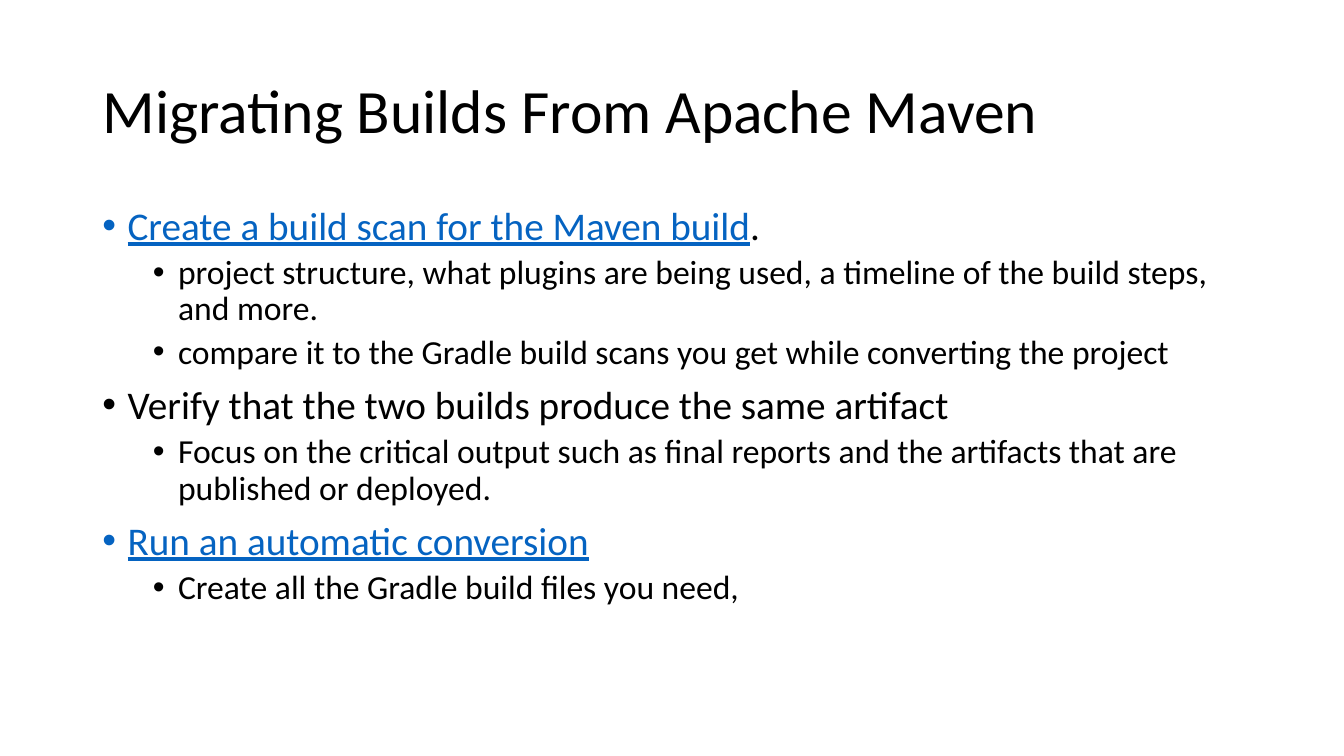
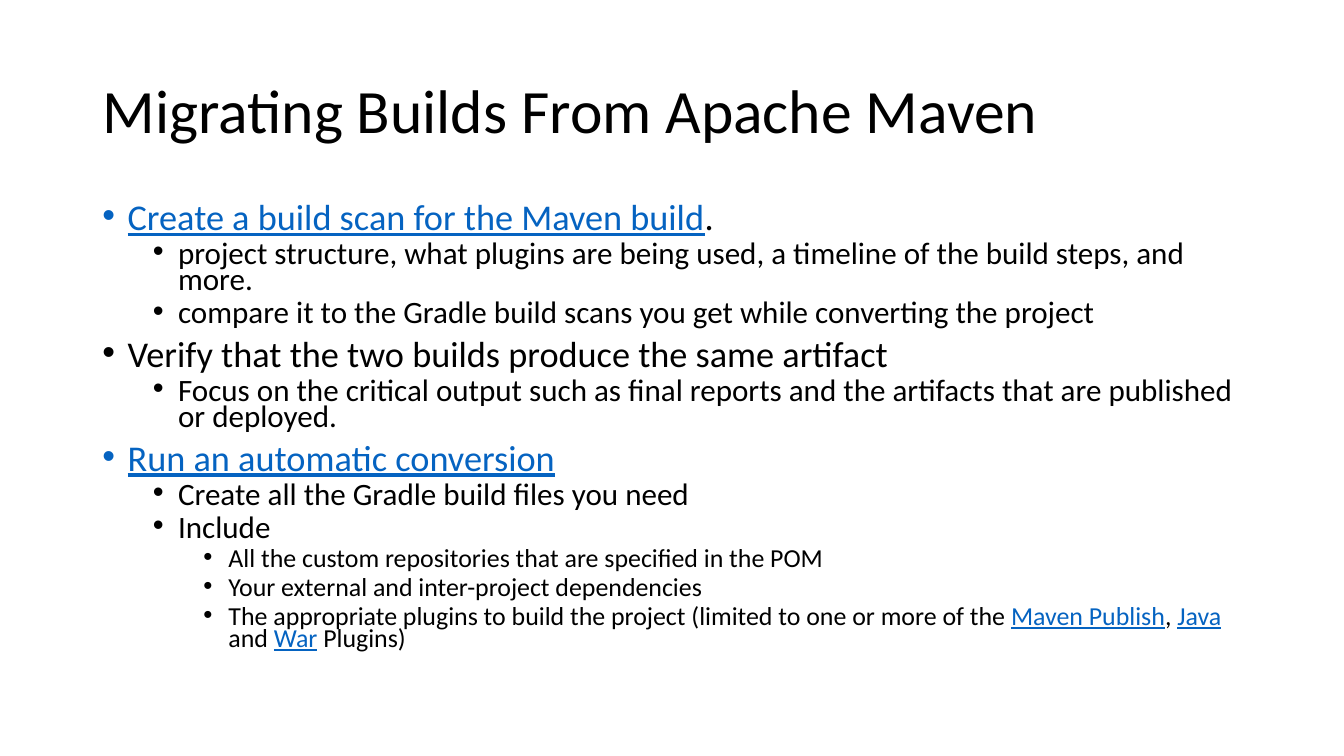
Before and after one commit to dangnh16/timebird-objective, a slide deck: slide 8 of Gradle and java 11.pptx. Drawn at 1344x756 pixels with LibreOffice and Linux fonts; fonts in the diff are those of the drawing. Boxes give left, top, right and bottom in pixels: in the first picture for what was removed or moved away, otherwise in the second. Text is boxed around its words. In the diff, an @@ line names an element or a change of style, - is before the commit and + after.

Commit message:
continue

```diff
--- a/Gradle and java 11.pptx
+++ b/Gradle and java 11.pptx
@@ text at <box>128,204,1232,477</box>: size 28 to 25.9 pt in "Create a build scan for the Maven ...", "Verify that the two builds produce the ...", "Run an automatic conversion"; size 24 to 22.2 pt in "project structure, what plugins are being used, ...", "compare it to the Gradle build scans ...", "Focus on the critical output such as ..."; line spacing 0.9 to 0.7 @@
@@ text at <box>178,483,1221,652</box>: text changed; size 24 to 18.5 pt @@
-  • Create all the Gradle build files you need,
+  • Create all the Gradle build files you need
+  • Include
+    • All the custom repositories that are specified in the POM
+    • Your external and inter-project dependencies
+    • The appropriate plugins to build the project (limited to one or more of the Maven Publish, Java and War Plugins)
```
